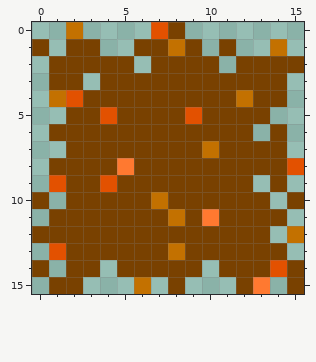
Pixel-art file -- mask/sprites/aesprite/cinnamon.aseprite. The picture above is the old version.
16x16 pixels, 1 frame.
And afterwards:
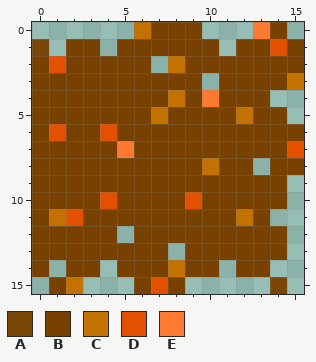
Palette (. is transparent): A #794100f3  B #794100  C #c37100  D #e35100  E #ff7930
Difference:
layer "middle all edge/base" now hidden
layer "middle all edge/speckles" now hidden
layer "flat all edge" now hidden
layer "stub/base" added
layer "stub/base #2" added
layer "stub/speckles" added
layer "flat stub" added
y 0: x 2 C -> .; x 6..7 .D -> CB; x 9 . -> B; x 13..14 .. -> EB
y 1: x 0 B -> A; x 5 . -> B; x 8 C -> B; x 10..15 .B..C. -> B.BBDB
y 2: x 0..1 .B -> BD; x 6..8 .BB -> B.C; x 11 . -> B
y 3: x 0 . -> B; x 3 . -> B; x 10 B -> .; x 15 . -> C
y 4: x 0..2 .CD -> BBB; x 8 B -> C; x 10 B -> E; x 12 C -> B; x 14 B -> .
y 5: x 0..1 .. -> BB; x 4 D -> B; x 7 B -> C; x 9 D -> B; x 12 B -> C; x 14 . -> B
y 6: x 0..1 .B -> BD; x 4 B -> D; x 13 . -> B; x 15 . -> B
y 7: x 0..1 .. -> BB; x 5 B -> E; x 10 C -> B; x 15 . -> D
y 8: x 0 . -> B; x 5 E -> B; x 10 B -> C; x 13 B -> .; x 15 D -> B
y 9: x 0..1 .D -> BB; x 4 D -> B; x 13 . -> B
y 10: x 1 . -> B; x 4 B -> D; x 7 C -> B; x 9 B -> D; x 14..15 .B -> B.
y 11: x 0..2 .BB -> BCD; x 8 C -> B; x 10 E -> B; x 12 B -> C; x 14 B -> .
y 12: x 5 B -> .; x 14..15 .C -> B.
y 13: x 0..1 .D -> BB; x 8 C -> .
y 14: x 8 B -> C; x 10..11 .B -> B.; x 14..15 DB -> ..
y 15: x 2 B -> C; x 6..7 C. -> BD; x 12..15 BE.B -> ..A.
Changed places in both pictures, as pixel boxes (x1, y1, x2, y2):
changed: (32, 22, 304, 294)
